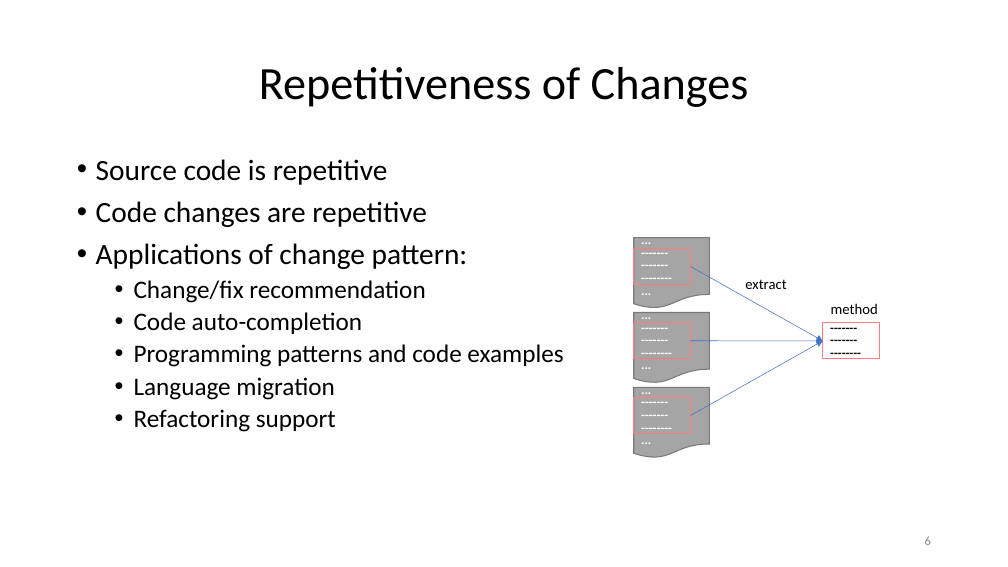
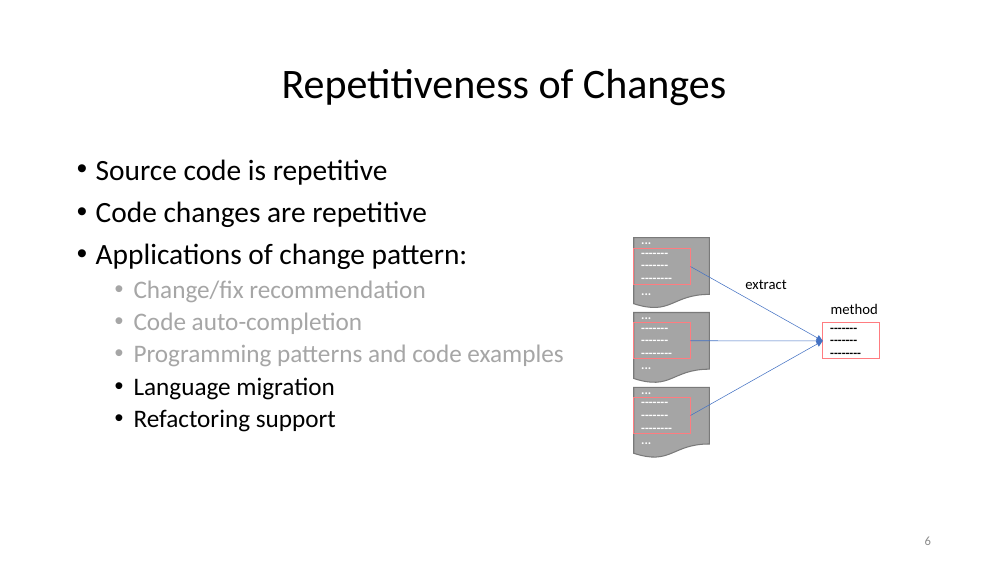
Before and after one commit to nguyenhoan/CPatMiner, a slide deck: slide 6 of CPatMiner_2.pptx. Drawn at 1008x567 pixels with LibreOffice and Linux fonts; fonts in the diff are those of the drawing. Boxes give left, top, right and bottom in pixels: in the first picture for what was removed or moved away, otherwise in the second. Text is boxed around its words. In the diff, an @@ line names an element or a change of style, - is before the commit and + after.

```diff
--- a/CPatMiner_2.pptx
+++ b/CPatMiner_2.pptx
@@ title "Repetitiveness of Changes" at (282,69,726,106): size 44 to 40 pt @@
@@ text at (134,280,563,366): text colour #000000 to #A6A6A6 in "Change/fix recommendation", "Code auto-completion", "Programming patterns and code examples" @@
```
Also in this commit, not shown: 5 other slides changed, 9 slides added.
